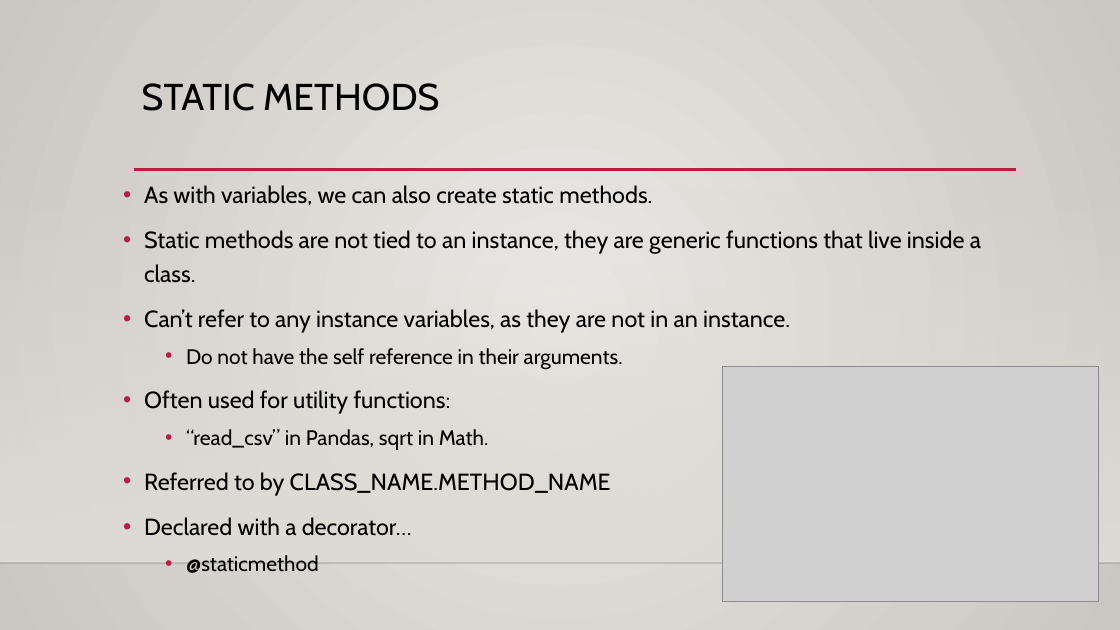
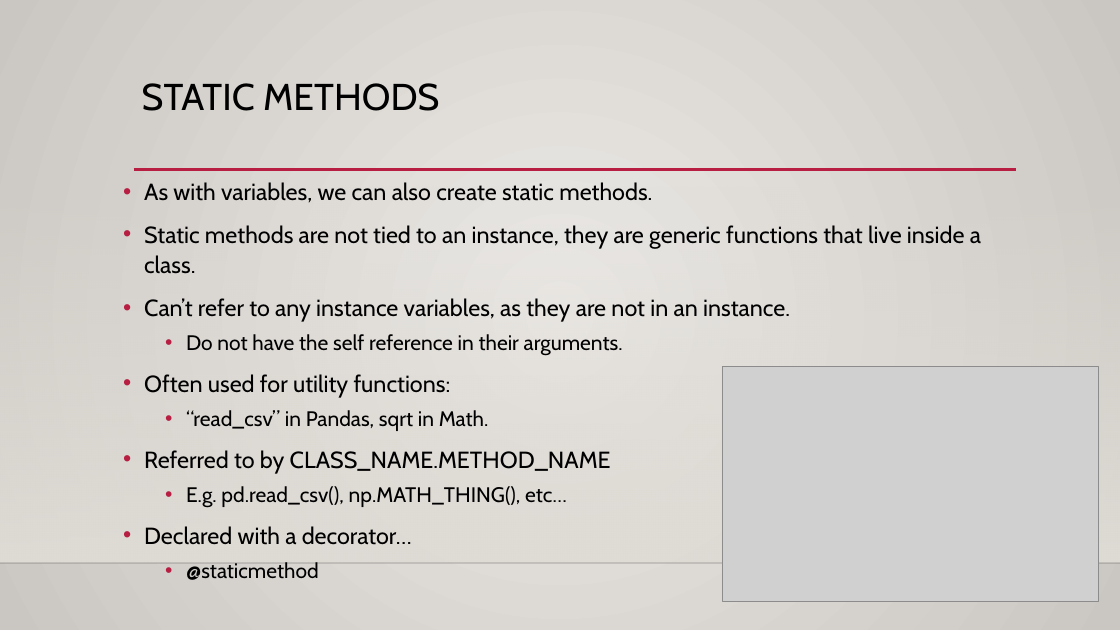
Before and after one commit to AkeemSemperDataScience/Programming_Basics_for_Machine_Learning_Students, a slide deck: slide 12 of reference_material/slides/006_classes_obj_1.pptx (slide 9 before the commit). Drawn at 1120x630 pixels with LibreOffice and Linux fonts; fonts in the diff are those of the drawing; grey boxes stand for pictures; background and template pictures are left out. Boxes give left, top, right and bottom in pixels: in the first picture for what was removed or moved away, otherwise in the second. Text is boxed around its words. In the diff, an @@ line names an element or a change of style, - is before the commit and + after.

```diff
--- a/reference_material/slides/006_classes_obj_1.pptx
+++ b/reference_material/slides/006_classes_obj_1.pptx
@@ text at [144, 182, 981, 580]: line spacing 1.2 to 1.1 @@
@@ text at [186, 486, 566, 508]: paragraph added @@
+  • E.g. pd.read_csv(), np.MATH_THING(), etc…
```
Also in this commit, not shown: 4 other slides changed, 4 slides added, 1 other file.
